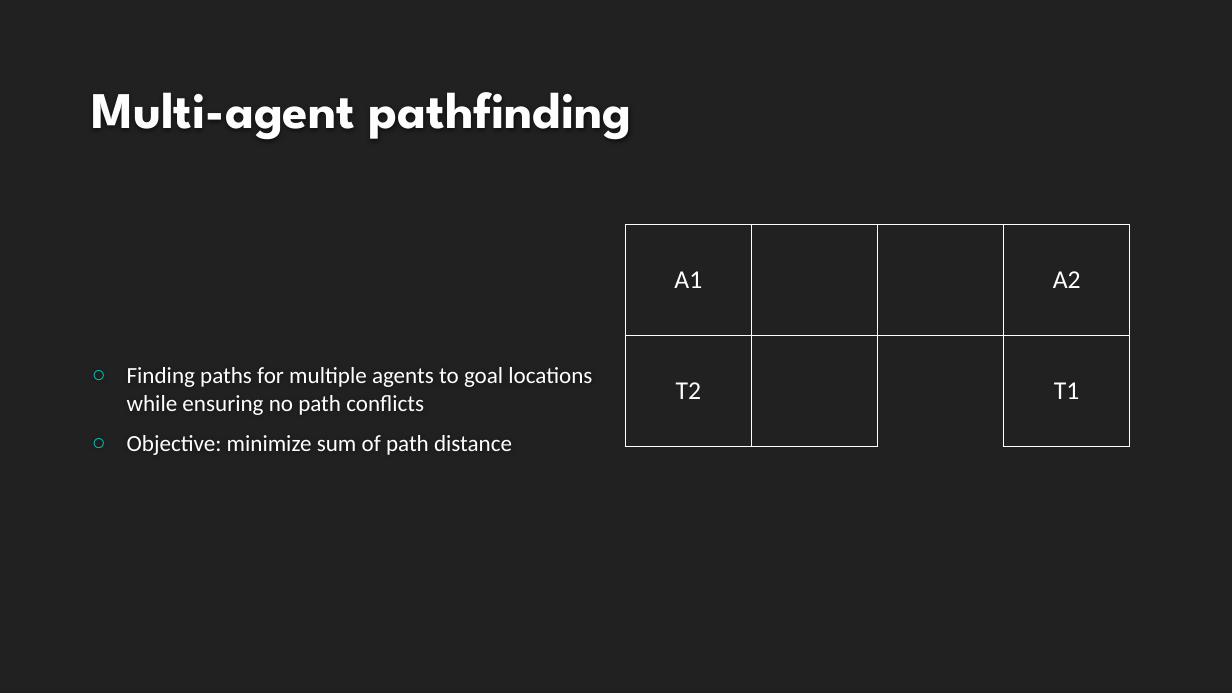
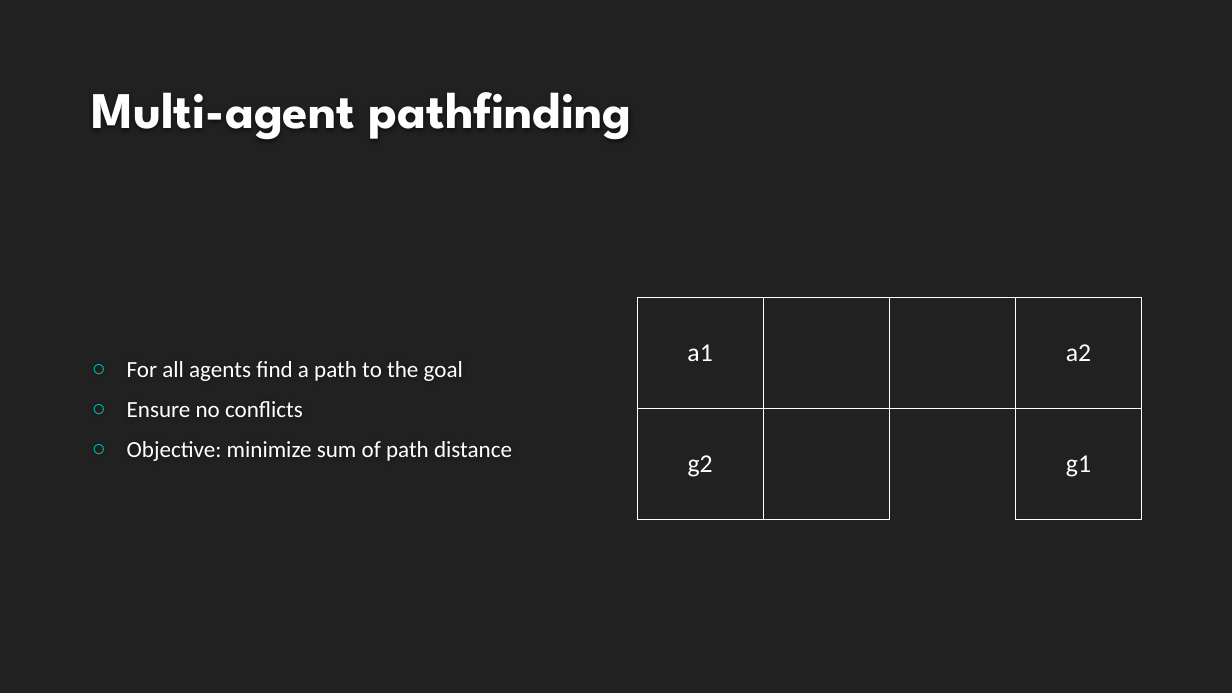
Before and after one commit to VikingDai/Honours-MAPF, a slide deck: slide 2 of Documents/Intermediate Presentation/NewPresentation.pptx. Drawn at 1232x693 pixels with LibreOffice and Linux fonts; fonts in the diff are those of the drawing; background and template pictures are left out. Boxes give left, top, right and bottom in pixels: in the first picture for what was removed or moved away, otherwise in the second. Text is boxed around its words. In the diff, an @@ line names an element or a change of style, - is before the commit and + after.

```diff
--- a/Documents/Intermediate Presentation/NewPresentation.pptx
+++ b/Documents/Intermediate Presentation/NewPresentation.pptx
@@ table at box(637, 298, 1143, 519) @@
-row 1, column 1: A1
+row 1, column 1: a1
-row 1, column 4: A2
+row 1, column 4: a2
-row 2, column 1: T2
+row 2, column 1: g2
-row 2, column 4: T1
+row 2, column 4: g1
@@ table: place and size @@
-table at box(626, 225, 1132, 446)
+table at box(637, 298, 1143, 519)
@@ text at box(127, 361, 463, 417): text changed @@
-○ Finding paths for multiple agents to goal locations while ensuring no path conflicts
+○ For all agents find a path to the goal
+○ Ensure no conflicts
```
Also in this commit, not shown: 17 other slides changed, 23 slides added, 12 slides removed, 3 other files.
